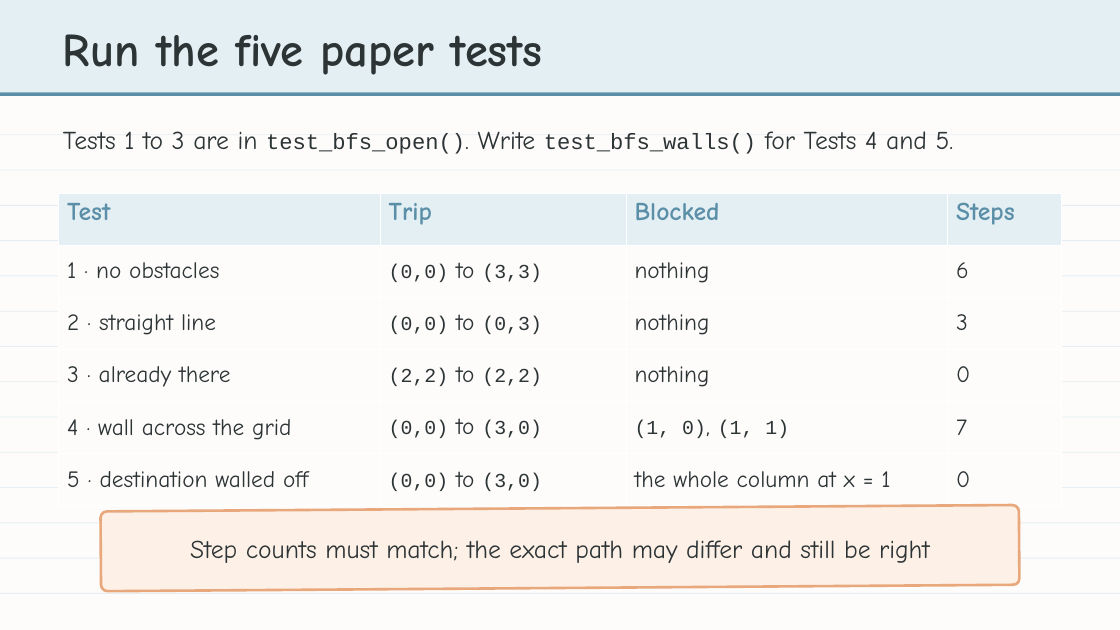
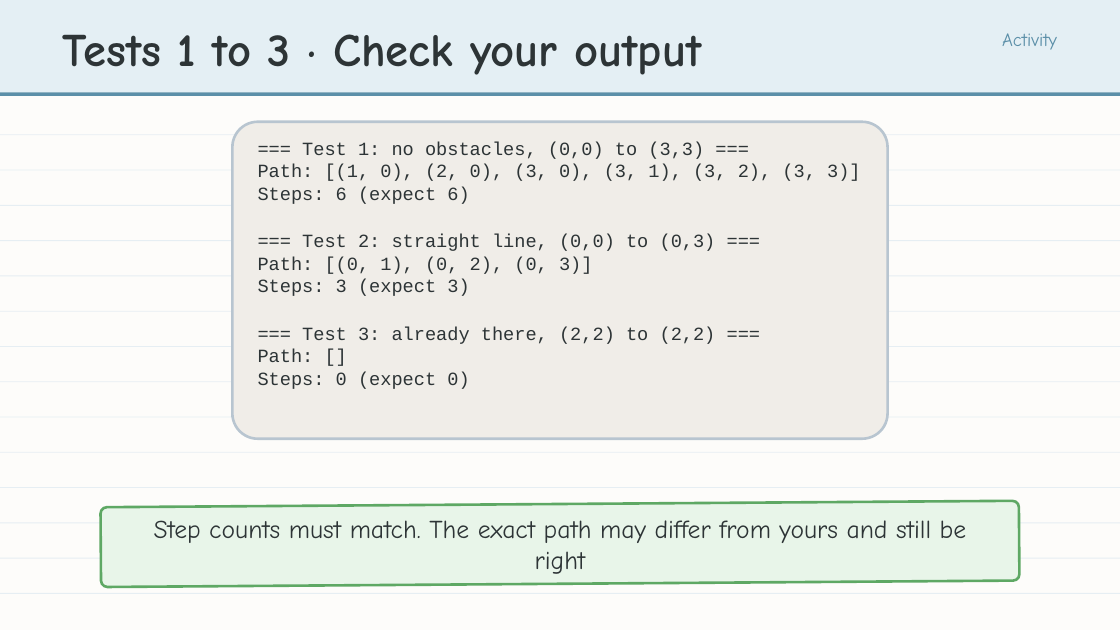
Before and after one commit to bradamiller/LearningPython, a slide deck: slide 18 of static/slides/module-05-pathfinding/module-5-lesson-05-compute-bfs-path.pptx. Drawn at 1120x630 pixels with LibreOffice and Linux fonts; fonts in the diff are those of the drawing. Boxes give left, top, right and bottom in pixels: in the first picture for what was removed or moved away, otherwise in the second. Text is boxed around its words. In the diff, an @@ line names an element or a change of style, - is before the commit and + after.

```diff
--- a/static/slides/module-05-pathfinding/module-5-lesson-05-compute-bfs-path.pptx
+++ b/static/slides/module-05-pathfinding/module-5-lesson-05-compute-bfs-path.pptx
@@ text at [63,34,701,75]: text changed @@
-Run the five paper tests
+Tests 1 to 3 · Check your output
@@ text added at [1002,33,1057,50], 16 pt, text #5B8FA8 @@
+Activity
@@ text removed at [63,131,954,154] @@
-Tests 1 to 3 are in test_bfs_open(). Write test_bfs_walls() for Tests 4 and 5.
@@ rounded rectangle added at [233,122,888,439], fill #F0EDE8, outline #B8C5D0 2.25 pt @@
@@ text added at [258,142,861,389], 16 pt, text #2D3436 @@
+=== Test 1: no obstacles, (0,0) to (3,3) ===
+Path: [(1, 0), (2, 0), (3, 0), (3, 1), (3, 2), (3, 3)]
+Steps: 6 (expect 6)
+=== Test 2: straight line, (0,0) to (0,3) ===
+Path: [(0, 1), (0, 2), (0, 3)]
+Steps: 3 (expect 3)
+=== Test 3: already there, (2,2) to (2,2) ===
+Path: []
+Steps: 0 (expect 0)
@@ table removed at [59,193,1062,506], 6 rows, 4 columns @@
-Test | Trip | Blocked | Steps
-1 · no obstacles | (0,0) to (3,3) | nothing | 6
-2 · straight line | (0,0) to (0,3) | nothing | 3
-3 · already there | (2,2) to (2,2) | nothing | 0
-4 · wall across the grid | (0,0) to (3,0) | (1, 0), (1, 1) | 7
-5 · destination walled off | (0,0) to (3,0) | the whole column at x = 1 | 0
@@ rounded rectangle: place and size @@
-rounded rectangle at [101,505,1019,591]
+rounded rectangle at [101,501,1019,587]
@@ rounded rectangle at [101,501,1019,587]: fill #FDF0E6 to #E8F5E9; outline #E8A87C 2.25 pt to #5EA864 2.25 pt @@
@@ text at [154,520,967,574]: text changed @@
-Step counts must match; the exact path may differ and still be right
+Step counts must match. The exact path may differ from yours and still be right
```
Also in this commit, not shown: 17 other slides changed, 9 slides added, 8 slides removed, 4 other files.
